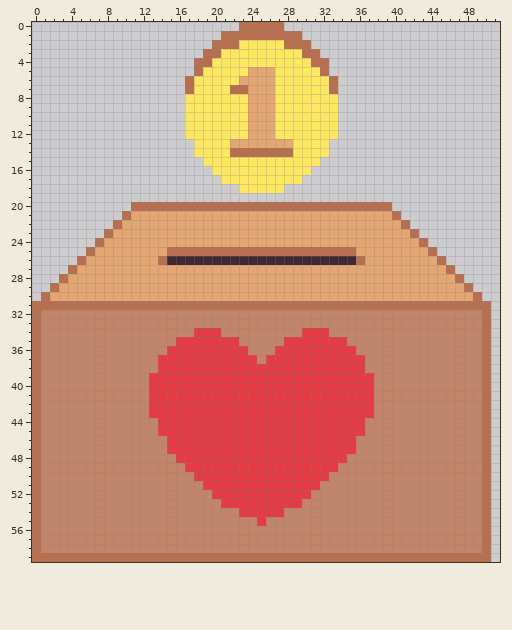
Two versions of one pixel-art file, core/assets-src/ui/support.still.ase. The first picture shows the starting point.
96x61 pixels, 1 frame. The old version is drawn lined up with the new one, on the new canvas.
After the commit:
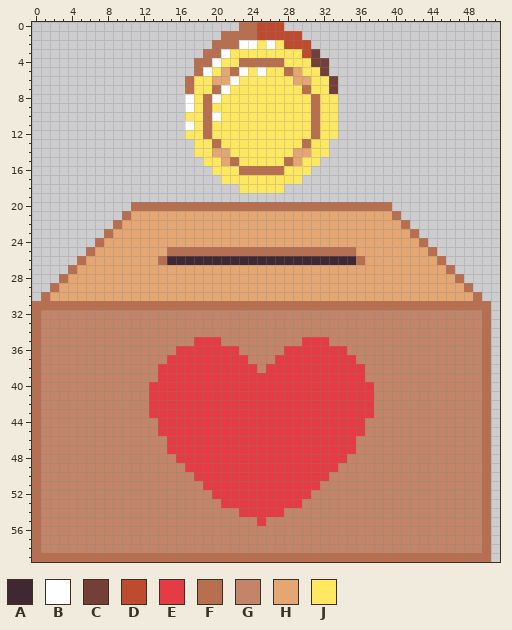
Palette (. is transparent): A #3f2832  B #ffffff  C #743f39  D #be4a2f  E #e43b44  F #b86f50  G #c28569  H #e4a672  J #fee761
The commit says: Support: Improve icons and layout
Difference:
canvas 96x61 -> 52x60, the old top-left corner now at -22,-1 (the part of the old canvas that was cut away was empty and is not shown)
@@ x 15..35 @@
- 0 ........FFFFF........
- 1 ......FFFFFFFFF......
- 2 .....FFFJJJJJFFF.....
- 3 ....FFJJJJJJJJJFF....
- 4 ...FFJJJJJJJJJJJFF...
- 5 ...FJJJJJHHHJJJJJF...
- 6 ..FJJJJJHHHHJJJJJJF..
- 7 ..FJJJJFFHHHJJJJJJF..
- 8 ..JJJJJJJHHHJJJJJJJ..
- 9 ..JJJJJJJHHHJJJJJJJ..
-10 ..JJJJJJJHHHJJJJJJJ..
-11 ..JJJJJJJHHHJJJJJJJ..
-12 ..JJJJJJJHHHJJJJJJJ..
-13 ...JJJJHHHHHHHJJJJ...
-14 ...JJJJFFFFFFFJJJJ...
-15 ....JJJJJJJJJJJJJ....
-16 .....JJJJJJJJJJJ.....
+ 0 ........FFDDD........
+ 1 ......FFFFDDDDD......
+ 2 .....FFFBBJBJDDD.....
+ 3 ....FFBJJJJJJJJDC....
+ 4 ...FFBJJFFFFFJJJCC...
+ 5 ...FBJHFBJBJJFHJJC...
+ 6 ..FJJHHBJJJJJJHHJJC..
+ 7 ..FJJFBJJJJJJJJFJJC..
+ 8 ..BJFBJJJJJJJJJJFJJ..
+ 9 ..BJFJJJJJJJJJJJFJJ..
+10 ..JJFBJJJJJJJJJJFJJ..
+11 ..BJFJJJJJJJJJJJFJJ..
+12 ..JJFJJJJJJJJJJJFJJ..
+13 ...JJFJJJJJJJJJFJJ...
+14 ...JJHHJJJJJJJHHJJ...
+15 ....JJHFJJJJJFHJJ....
+16 .....JJJFFFFFJJJ.....
 17 ......JJJJJJJJJ......
@@ x 11..39 @@
 33 GGGGGGGGGGGGGGGGGGGGGGGGGGGGG
-34 GGGGGGGEEEGGGGGGGGGEEEGGGGGGG
-35 GGGGGEEEEEEEGGGGGEEEEEEEGGGGG
-36 GGGGEEEEEEEEEGGGEEEEEEEEEGGGG
-37 GGGEEEEEEEEEEEGEEEEEEEEEEEGGG
-38 GGGEEEEEEEEEEEEEEEEEEEEEEEGGG
-39 GGEEEEEEEEEEEEEEEEEEEEEEEEEGG
+34 GGGGGGGGGGGGGGGGGGGGGGGGGGGGG
+35 GGGGGGGEEEGGGGGGGGGEEEGGGGGGG
+36 GGGGGEEEEEEEGGGGGEEEEEEEGGGGG
+37 GGGGEEEEEEEEEGGGEEEEEEEEEGGGG
+38 GGGEEEEEEEEEEEGEEEEEEEEEEEGGG
+39 GGGEEEEEEEEEEEEEEEEEEEEEEEGGG
 40 GGEEEEEEEEEEEEEEEEEEEEEEEEEGG
